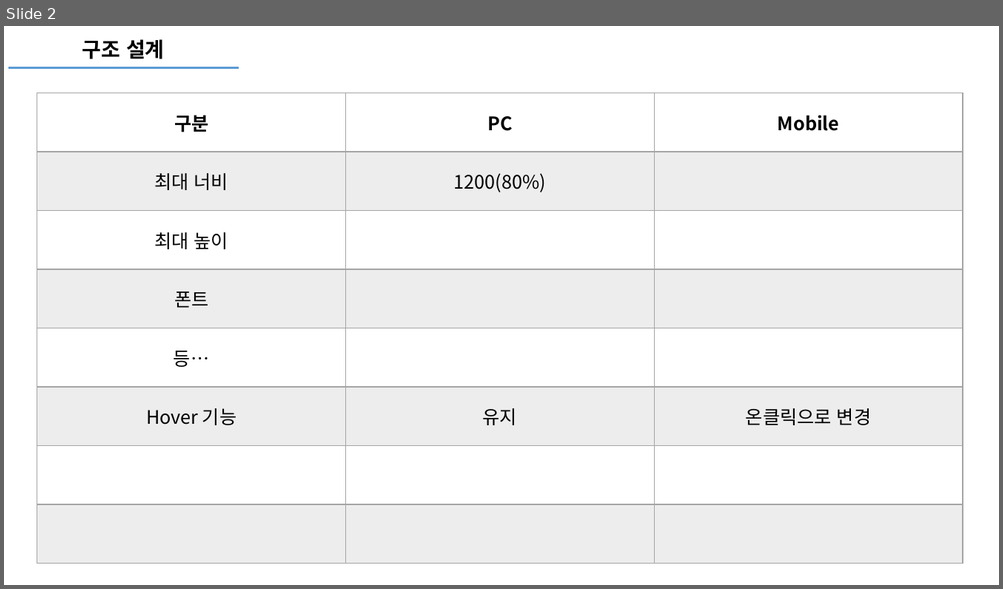
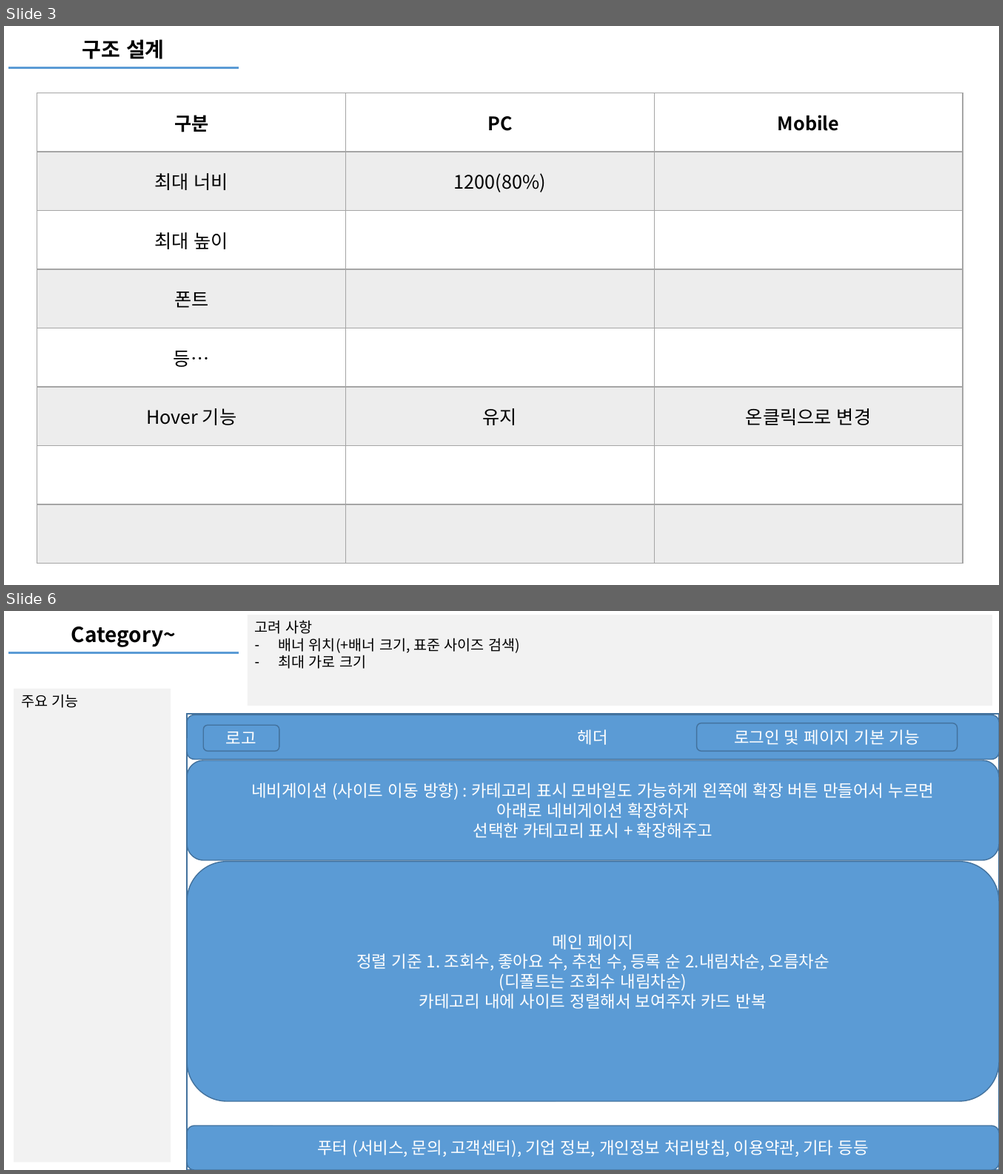
Before and after one commit to mygorithm2020/BookmarkProject, a slide deck: bookmark.pptx. Shown one above the other, each under a label of ours: slide 2 before the commit, slides 3 and 6 after it; the slides between them are not shown. The pictures are 1003x589 and 1003x1174 pixels, drawn with LibreOffice and Linux fonts; fonts in the diff are those of the drawing. Boxes give left, top, right and bottom in pixels: in the first picture for what was removed or moved away, otherwise in the second. Text is boxed around its words. In the diff, an @@ line names an element or a change of style, - is before the commit and + after.

```diff
--- a/bookmark.pptx
+++ b/bookmark.pptx
@@ slide 6 added at bbox=[4, 611, 999, 1170], background #FFFFFF @@
@@ text added at bbox=[71, 627, 176, 647], 20 pt, text #000000, bold @@
+Category~
@@ rectangle added at bbox=[247, 615, 992, 706], fill #F2F2F2, 14 pt, text #000000 @@
+고려 사항
+– 배너 위치(+배너 크기, 표준 사이즈 검색)
+– 최대 가로 크기
@@ line added from (8, 652) to (239, 652), #5B9BD5 2.25 pt @@
@@ rectangle added at bbox=[14, 689, 170, 1162], fill #F2F2F2, 14 pt, text #000000 @@
+주요 기능
@@ rectangle added at bbox=[187, 714, 999, 1170], outline #43739E 1.5 pt @@
@@ rounded rectangle added at bbox=[187, 715, 999, 759], fill #5B9BD5, outline #43739E 1 pt, 16 pt, text #FFFFFF @@
+헤더
@@ rounded rectangle added at bbox=[203, 725, 279, 752], fill #5B9BD5, outline #43739E 1 pt, 16 pt, text #FFFFFF @@
+로고
@@ rounded rectangle added at bbox=[697, 723, 957, 752], fill #5B9BD5, outline #43739E 1 pt, 16 pt, text #FFFFFF @@
+로그인 및 페이지 기본 기능
@@ rounded rectangle added at bbox=[187, 760, 999, 860], fill #5B9BD5, outline #43739E 1 pt, 16 pt, text #FFFFFF @@
+네비게이션 (사이트 이동 방향) : 카테고리 표시 모바일도 가능하게 왼쪽에 확장 버튼 만들어서 누르면
+아래로 네비게이션 확장하자
+선택한 카테고리 표시 + 확장해주고
@@ rounded rectangle added at bbox=[187, 862, 999, 1102], fill #5B9BD5, outline #43739E 1 pt, 16 pt, text #FFFFFF @@
+메인 페이지
+정렬 기준 1. 조회수, 좋아요 수, 추천 수, 등록 순 2.내림차순, 오름차순
+(디폴트는 조회수 내림차순)
+카테고리 내에 사이트 정렬해서 보여주자 카드 반복
@@ rounded rectangle added at bbox=[187, 1127, 999, 1170], fill #5B9BD5, outline #43739E 1 pt, 16 pt, text #FFFFFF @@
+푸터 (서비스, 문의, 고객센터), 기업 정보, 개인정보 처리방침, 이용약관, 기타 등등
@@ what was slide 2 is now slide 3 @@
```
Also in this commit, not shown: 1 slide changed, 3 other slides added, 20 other files.
